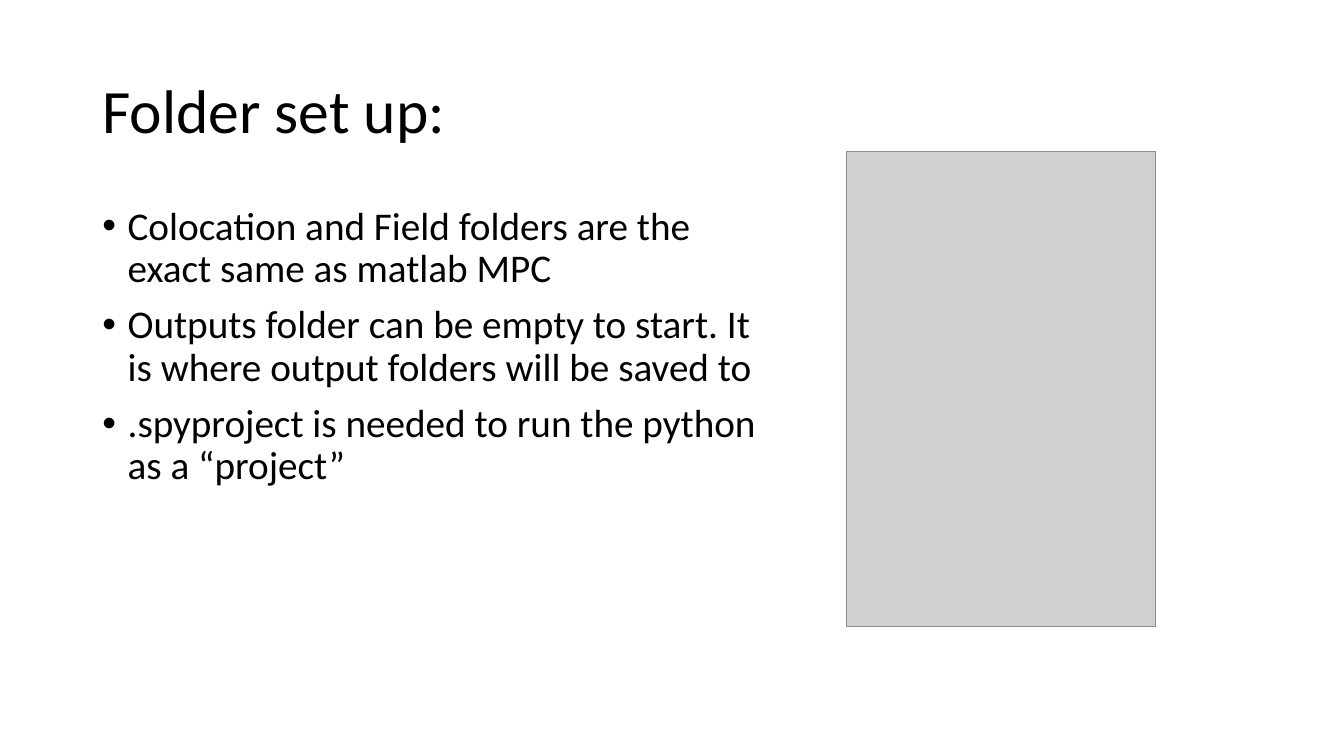
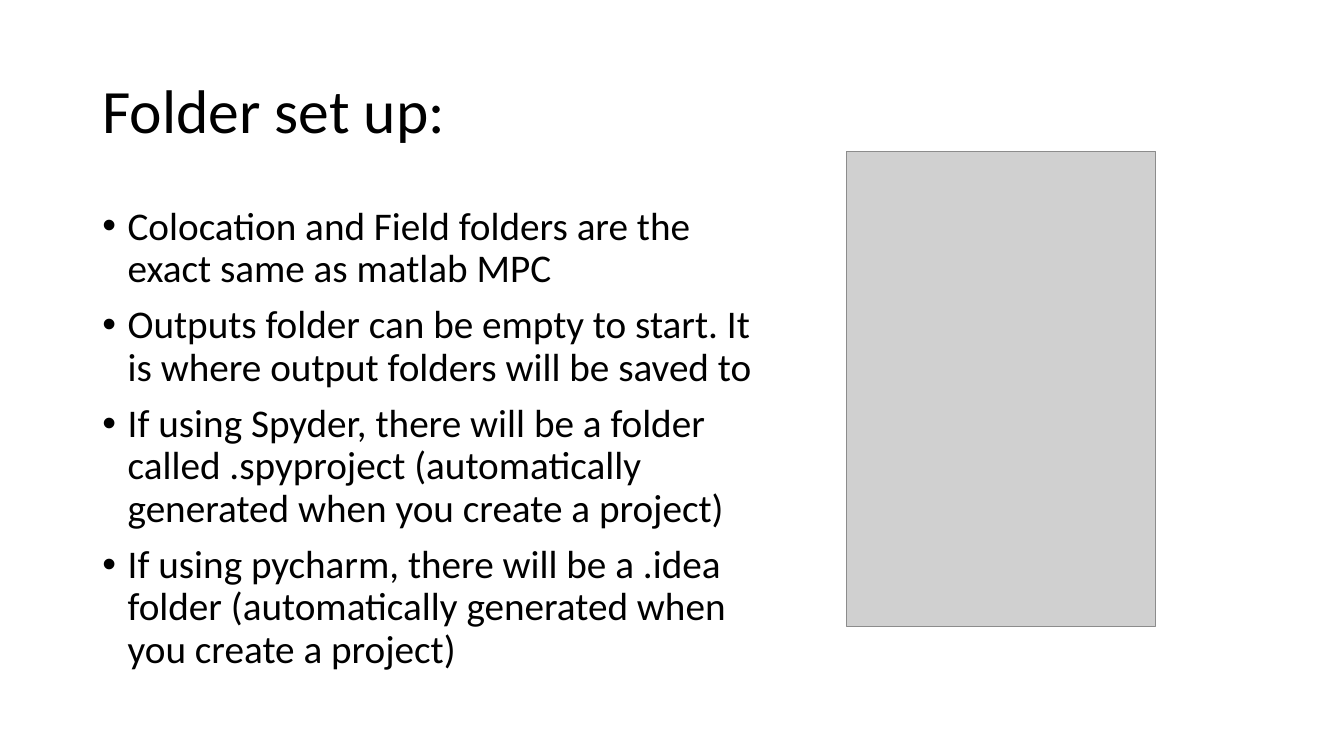
Before and after one commit to cafr1977/MPC_python, a slide deck: slide 13 of Python MPC.pptx (slide 6 before the commit). Drawn at 1344x756 pixels with LibreOffice and Linux fonts; fonts in the diff are those of the drawing; grey boxes stand for pictures. Boxes give left, top, right and bottom in pixels: in the first picture for what was removed or moved away, otherwise in the second. Text is boxed around its words. In the diff, an @@ line names an element or a change of style, - is before the commit and + after.

```diff
--- a/Python MPC.pptx
+++ b/Python MPC.pptx
@@ text at <box>128,409,726,670</box>: text changed @@
-• .spyproject is needed to run the python as a “project”
+• If using Spyder, there will be a folder called .spyproject (automatically generated when you create a project)
+• If using pycharm, there will be a .idea folder (automatically generated when you create a project)
```
Also in this commit, not shown: 7 other slides changed, 7 slides added, 3 other files.
